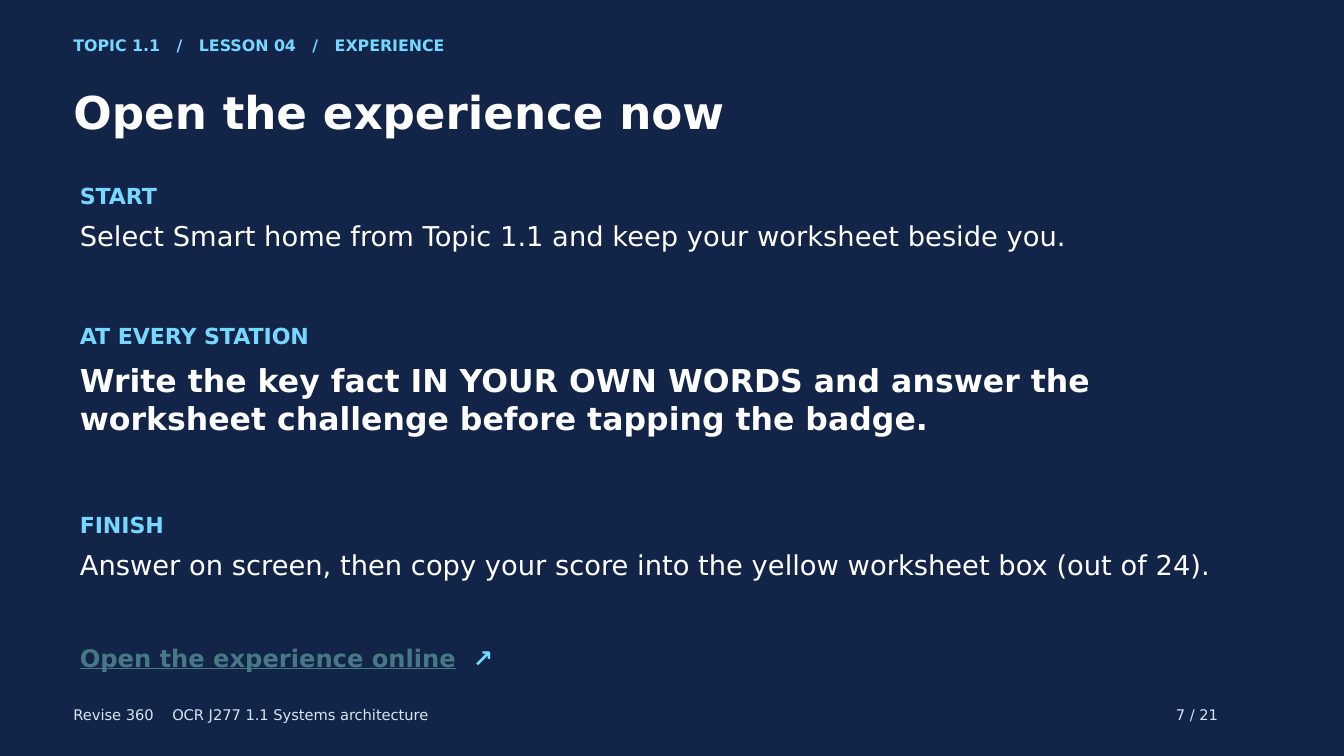
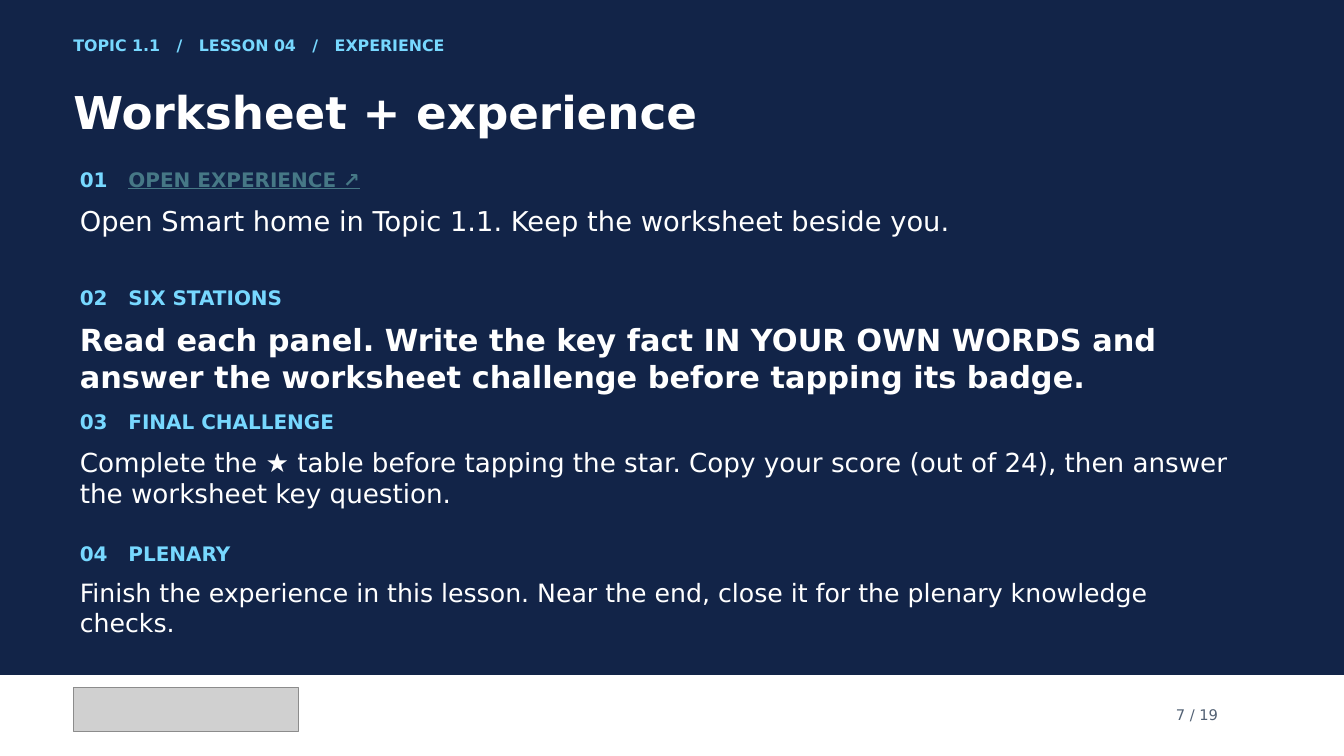
Before and after one commit to MrP-CS/Revise360, a slide deck: slide 7 of presentations/SA_L04_SmartHome_Lesson.pptx. Drawn at 1344x756 pixels with LibreOffice and Linux fonts; fonts in the diff are those of the drawing; grey boxes stand for pictures. Boxes give left, top, right and bottom in pixels: in the first picture for what was removed or moved away, otherwise in the second. Text is boxed around its words. In the diff, an @@ line names an element or a change of style, - is before the commit and + after.

Commit message:
Consolidate Topic 1.1 deck instructions and add Revise 360 logo

```diff
--- a/presentations/SA_L04_SmartHome_Lesson.pptx
+++ b/presentations/SA_L04_SmartHome_Lesson.pptx
@@ text at <box>73,94,697,139</box>: text changed @@
-Open the experience now
+Worksheet + experience
@@ text added at <box>80,172,336,189</box>, 14.2 pt, text #467886, bold, underline @@
+01 OPEN EXPERIENCE ↗
@@ text removed at <box>80,187,157,205</box> @@
-START
@@ text at <box>80,210,949,237</box>: text changed @@
-Select Smart home from Topic 1.1 and keep your worksheet beside you.
+Open Smart home in Topic 1.1. Keep the worksheet beside you.
@@ text added at <box>80,290,283,306</box>, 14.2 pt, text #77D8FF, bold @@
+02 SIX STATIONS
@@ text at <box>80,328,1156,394</box>: text changed; size 22.5 to 21.8 pt @@
-Write the key fact IN YOUR OWN WORDS and answer the worksheet challenge before tapping the badge.
+Read each panel. Write the key fact IN YOUR OWN WORDS and answer the worksheet challenge before tapping its badge.
@@ text removed at <box>80,327,309,345</box> @@
-AT EVERY STATION
@@ text added at <box>80,414,334,430</box>, 14.2 pt, text #77D8FF, bold @@
+03 FINAL CHALLENGE
@@ text added at <box>80,452,1228,509</box>, 18.8 pt, text #FFFFFF @@
+Complete the ★ table before tapping the star. Copy your score (out of 24), then answer the worksheet key question.
@@ text removed at <box>80,516,164,534</box> @@
-FINISH
@@ text removed at <box>80,554,1210,581</box> @@
-Answer on screen, then copy your score into the yellow worksheet box (out of 24).
@@ text added at <box>80,546,230,562</box>, 14.2 pt, text #77D8FF, bold @@
+04 PLENARY
@@ text added at <box>80,583,1147,633</box>, 18 pt, text #FFFFFF @@
+Finish the experience in this lesson. Near the end, close it for the plenary knowledge checks.
@@ text removed at <box>80,649,456,672</box> @@
-Open the experience online ↗
@@ rectangle added at <box>0,676,1344,756</box>, fill #FFFFFF @@
@@ picture added at <box>74,689,298,732</box> @@
@@ text removed at <box>73,709,428,723</box> @@
-Revise 360 OCR J277 1.1 Systems architecture
@@ text at <box>1176,709,1218,720</box>: text changed; text colour #D7E4F3 to #526174 @@
-7 / 21
+7 / 19
```
Also in this commit, not shown: 18 other slides changed, 2 slides removed, 4 other files.
